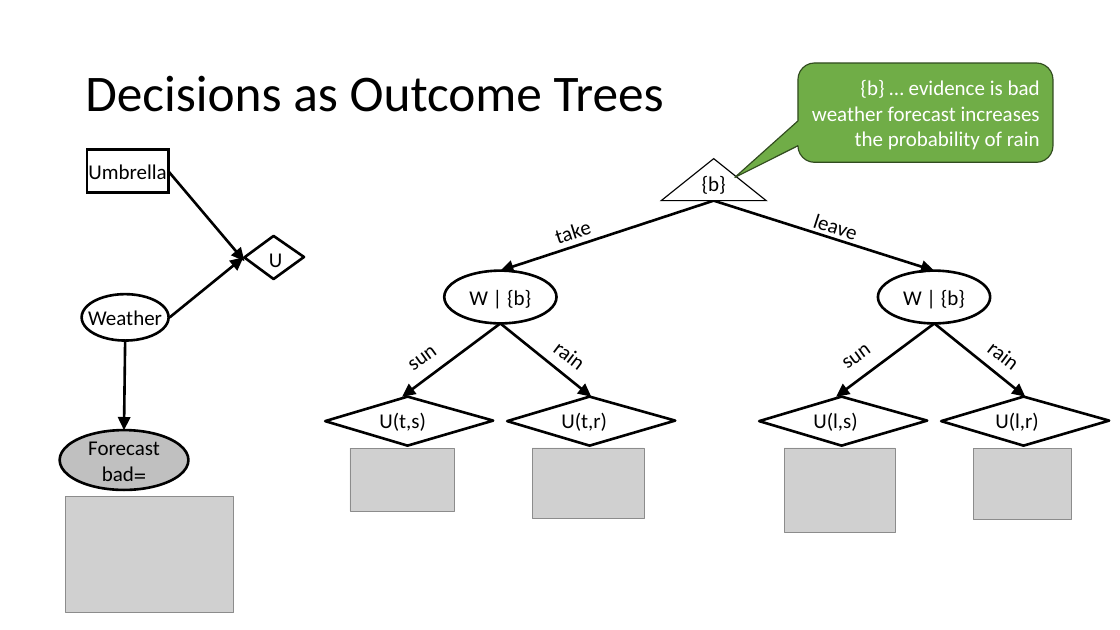
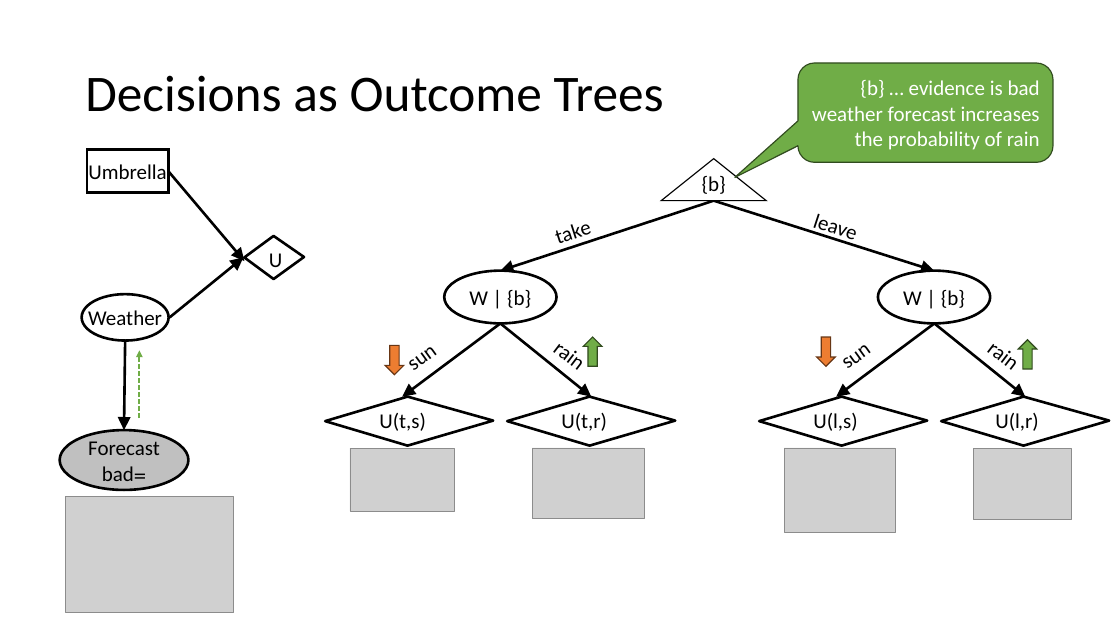
Before and after one commit to mhahsler/CS7320-AI, a slide deck: slide 14 of slides/16_decision_making.pptx. Drawn at 1120x630 pixels with LibreOffice and Linux fonts; fonts in the diff are those of the drawing; grey boxes stand for pictures. Boxes give left, top, right and bottom in pixels: in the first picture for what was removed or moved away, otherwise in the second. Text is boxed around its words. In the diff, an @@ line names an element or a change of style, - is before the commit and + after.

```diff
--- a/slides/16_decision_making.pptx
+++ b/slides/16_decision_making.pptx
@@ arrow added from (139, 418) to (139, 350), #70AD47 1.5 pt dashed @@
@@ down arrow added at bbox=[386, 345, 404, 375], fill #ED7D31, outline #683715 1 pt @@
@@ down arrow added at bbox=[583, 337, 602, 366], fill #70AD47, outline #314C1F 1 pt @@
@@ down arrow added at bbox=[817, 337, 835, 366], fill #ED7D31, outline #683715 1 pt @@
@@ down arrow added at bbox=[1018, 340, 1037, 370], fill #70AD47, outline #314C1F 1 pt @@
```
Also in this commit, not shown: 9 other slides changed, 1 other file.
